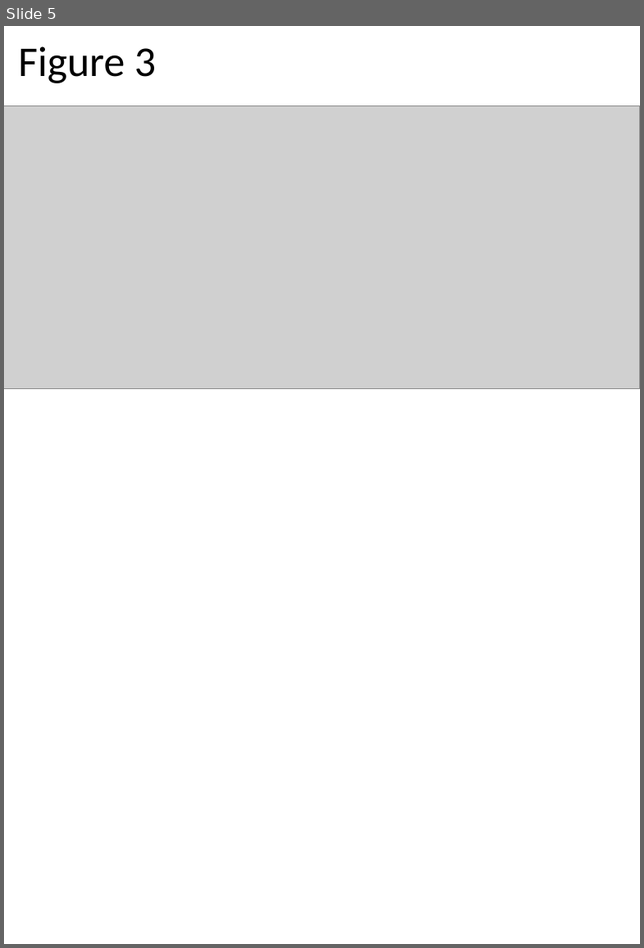
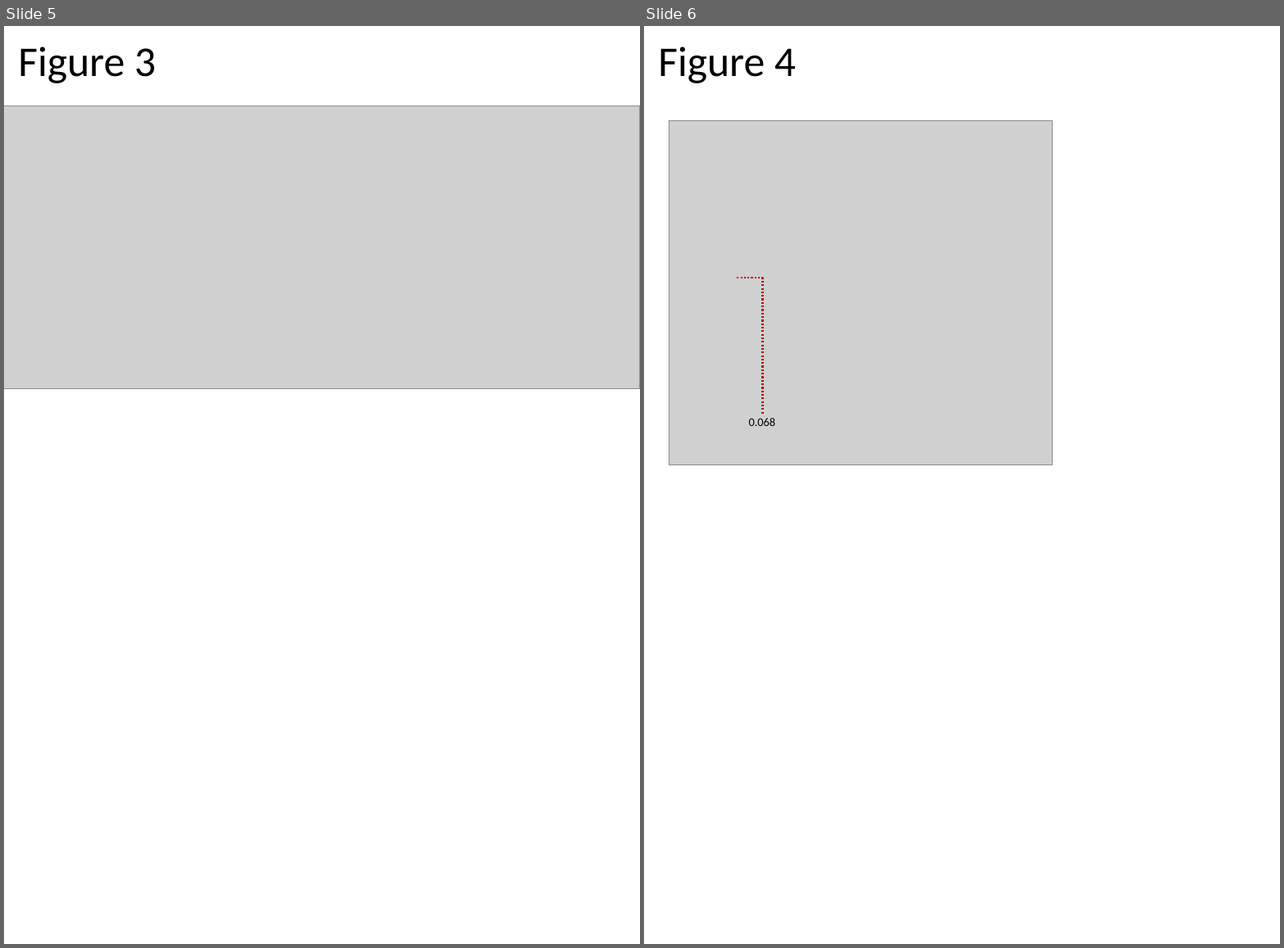
Before and after one commit to jsun/suppl, a slide deck: files/figures.pptx. Shown side by side, each under a label of ours: slide 5 before the commit, slides 5 and 6 after it. The pictures are 644x948 and 1284x948 pixels, drawn with LibreOffice and Linux fonts; fonts in the diff are those of the drawing; grey boxes stand for pictures. Boxes give left, top, right and bottom in pixels: in the first picture for what was removed or moved away, otherwise in the second. Text is boxed around its words. In the diff, an @@ line names an element or a change of style, - is before the commit and + after.

```diff
--- a/files/figures.pptx
+++ b/files/figures.pptx
@@ slide 6 added at [644, 26, 1280, 944], background #FFFFFF @@
@@ text added at [658, 46, 796, 83], 36 pt, text #000000 @@
+Figure 4
@@ picture added at [669, 121, 1052, 466] @@
@@ line added from (737, 278) to (763, 278), #C00000 1.5 pt dashed @@
@@ line added from (763, 278) to (763, 414), #C00000 1.5 pt dashed @@
@@ text added at [749, 418, 776, 426], 10 pt, text #000000 @@
+0.068
```
Also in this commit, not shown: 2 slides changed, 12 other files.
